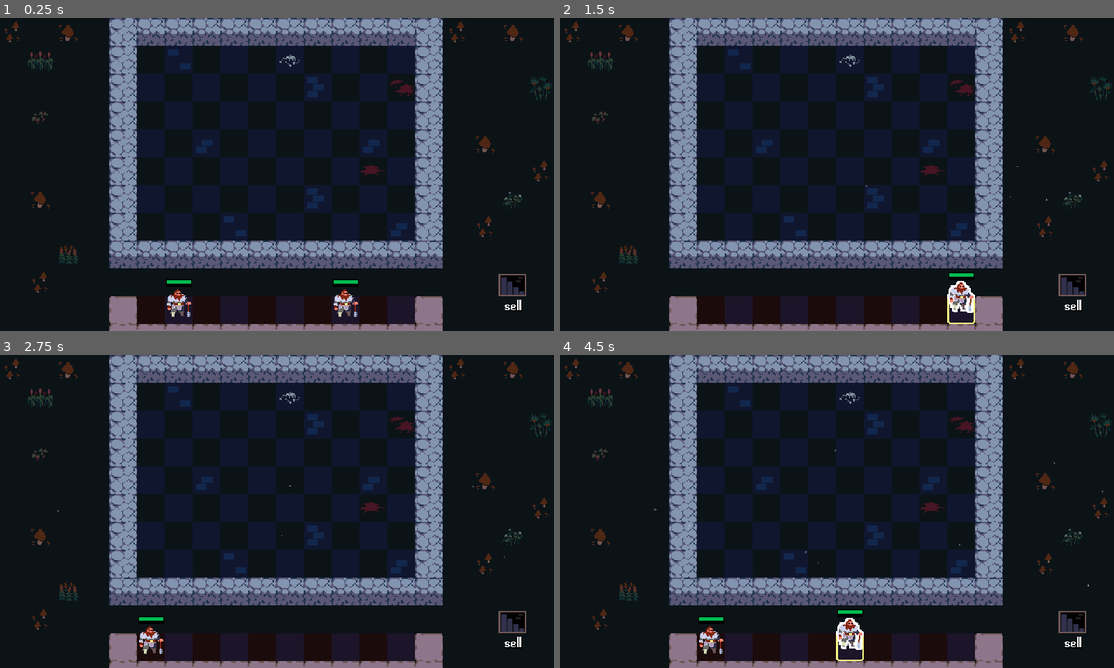
Above: before the commit, frames 1-4 (two rows, left to right).
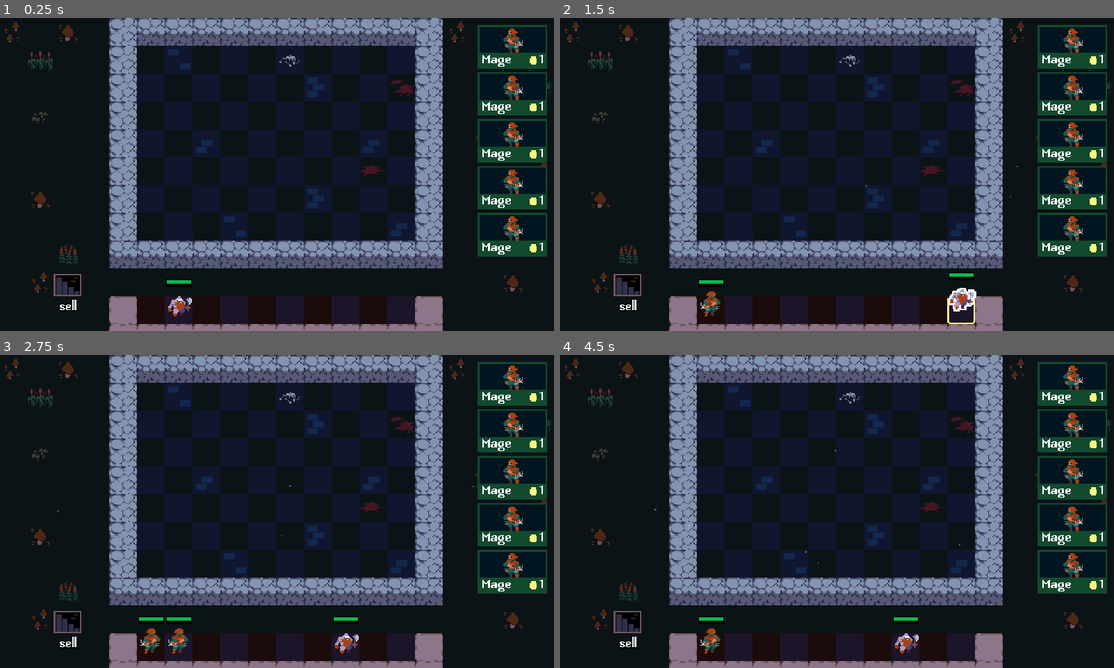
Above: after the commit, the same moments.

Repository: guladam/godot_autobattler_reference
Game: Godot game, scene res://scenes/arena/arena.tscn
Same seed, same stepped clock (60 frames per second), same inputs: the game is played once before the commit and once after it.
Inputs (mouse positions are in pixels of both pictures, inside the frame that each line leads up to):
- Up to frame 1 (0.25 s): no input
- Up to frame 2 (1.5 s): tap Enter at 0.5 s; drag from (737, 302) to (903, 302) at 0.52 s; tap Space (unit_add) at 1.25 s; drag from (903, 302) to (1069, 280) at 1.27 s
- Up to frame 3 (2.75 s): move the mouse to (332, 442) at 2.02 s; press the mouse at (332, 442) at 2.03 s; tap Space (unit_add) at 2.3 s
- Up to frame 4 (4.5 s): release the mouse at (892, 442) at 2.75 s; tap Enter at 2.75 s; drag from (809, 574) to (1069, 617) at 2.77 s; move the mouse to (1003, 558) at 3.52 s; press the mouse at (1003, 558) at 3.53 s; tap Space (unit_add) at 3.8 s; release the mouse at (1003, 558) at 4.25 s; drag from (737, 639) to (1069, 617) at 4.27 s

The runs differ from the first frame. In frame 1, 5.8% of the frame differs, in the area x 9-99%, y 2-96%; in frame 2, 5.8%; in frame 3, 5.9%; in frame 4, 6.2%, in the area x 9-99%, y 2-98%.

Commit message:
shop implementation starter, unit combiner works properly now but lacks animations

Diff:
--- a/assets/game_theme.tres
+++ b/assets/game_theme.tres
@@ -1,3 +1,6 @@
-[gd_resource type="Theme" format=3 uid="uid://dfwyixi7xkn7k"]
+[gd_resource type="Theme" load_steps=2 format=3 uid="uid://dfwyixi7xkn7k"]
+
+[ext_resource type="FontFile" uid="uid://wqfms7k4ykv2" path="res://assets/font/abaddon_bold.ttf" id="1_3ngq6"]
 
 [resource]
+default_font = ExtResource("1_3ngq6")
--- a/components/unit_adder.gd
+++ b/components/unit_adder.gd
@@ -12,11 +12,6 @@
 
 func _input(event: InputEvent) -> void:
 	if event.is_action_pressed("unit_add"):
-		add_unit()
-		add_unit()
-		add_unit()
-		add_unit()
-		add_unit()
 		add_unit()
 
 
--- a/components/unit_combiner.gd
+++ b/components/unit_combiner.gd
@@ -2,22 +2,24 @@
 extends Node
 
 
-# TODO rethink this so it works simultaneously
-# maybe just insta-remove combining units from groups???
 func update_unit_combinations(_unit: Unit) -> void:
 	var units := get_tree().get_nodes_in_group("units")
-	var tier1_groups := _group_units_by_name_and_tier(units, 1)
 
-	for unit_name in tier1_groups:
-		var current_units: Array = tier1_groups[unit_name]
-		while current_units.size() >= 3:
-			print("combining 3 tier ones...")
-			print(current_units)
-			current_units[0].stats.tier += 1
-			current_units[1].queue_free()
-			current_units[2].queue_free()
-			current_units = current_units.slice(3)
-			print(current_units)
+	for tier in [1, 2]:
+		var tier_groups := _group_units_by_name_and_tier(units, tier)
+
+		for unit_name in tier_groups:
+			var current_units: Array = tier_groups[unit_name]
+			while current_units.size() >= 3:
+				print("combining 3 tier%s..." % tier)
+				print(current_units)
+				current_units[0].stats.tier += 1
+				current_units[1].remove_from_group("units")
+				current_units[2].remove_from_group("units")
+				current_units[1].queue_free()
+				current_units[2].queue_free()
+				current_units = current_units.slice(3)
+				print(current_units)
 
 
 func _group_units_by_name_and_tier(units: Array[Node], tier: int) -> Dictionary:
--- a/scenes/arena/arena.tscn
+++ b/scenes/arena/arena.tscn
@@ -12,6 +12,7 @@
 [ext_resource type="Script" path="res://components/unit_mover.gd" id="9_snp81"]
 [ext_resource type="Script" path="res://components/unit_adder.gd" id="10_8rjpw"]
 [ext_resource type="Script" path="res://components/unit_combiner.gd" id="11_ex2js"]
+[ext_resource type="PackedScene" uid="uid://otxvh4f85gni" path="res://scenes/shop_unit_card/shop_unit_card.tscn" id="13_52mlx"]
 
 [sub_resource type="Curve" id="Curve_kxla4"]
 _data = [Vector2(0, 0), 0.0, 0.0, 0, 0, Vector2(0.227273, 1), 0.0, 0.0, 0, 0, Vector2(0.791667, 1), 0.0, 0.0, 0, 0, Vector2(1, 0), 0.0, 0.0, 0, 0]
@@ -39,13 +40,55 @@
 resource_local_to_scene = true
 script = ExtResource("8_gcysu")
 name = "warrior"
-tier = 1
-
-[sub_resource type="Resource" id="Resource_bilte"]
-resource_local_to_scene = true
-script = ExtResource("8_gcysu")
-name = "warrior"
-tier = 1
+rarity = 0
+gold_cost = 1
+tier = 1
+skin_coordinates = Vector2i(0, 0)
+
+[sub_resource type="Resource" id="Resource_625ny"]
+resource_local_to_scene = true
+script = ExtResource("8_gcysu")
+name = "Mage"
+rarity = 0
+gold_cost = 1
+tier = 1
+skin_coordinates = Vector2i(4, 0)
+
+[sub_resource type="Resource" id="Resource_txd04"]
+resource_local_to_scene = true
+script = ExtResource("8_gcysu")
+name = "Mage"
+rarity = 0
+gold_cost = 1
+tier = 1
+skin_coordinates = Vector2i(4, 0)
+
+[sub_resource type="Resource" id="Resource_oy7ue"]
+resource_local_to_scene = true
+script = ExtResource("8_gcysu")
+name = "Mage"
+rarity = 0
+gold_cost = 1
+tier = 1
+skin_coordinates = Vector2i(4, 0)
+
+[sub_resource type="Resource" id="Resource_rfbtc"]
+resource_local_to_scene = true
+script = ExtResource("8_gcysu")
+name = "Mage"
+rarity = 0
+gold_cost = 1
+tier = 1
+skin_coordinates = Vector2i(4, 0)
+
+[sub_resource type="Resource" id="Resource_0o3ge"]
+resource_local_to_scene = true
+script = ExtResource("8_gcysu")
+name = "Mage"
+rarity = 0
+gold_cost = 1
+tier = 1
+skin_coordinates = Vector2i(4, 0)
 
 [node name="Arena" type="Node2D"]
 script = ExtResource("1_a1ak0")
@@ -129,12 +172,8 @@
 position = Vector2(192, 320)
 stats = SubResource("Resource_p05m5")
 
-[node name="Unit2" parent="Bench/BenchUnitGrid" instance=ExtResource("4_nenrg")]
-position = Vector2(384, 320)
-stats = SubResource("Resource_bilte")
-
 [node name="SellPortal" parent="." instance=ExtResource("8_4fftf")]
-position = Vector2(576, 288)
+position = Vector2(64, 288)
 
 [node name="UnitMover" type="Node" parent="." node_paths=PackedStringArray("play_areas")]
 script = ExtResource("9_snp81")
@@ -147,3 +186,35 @@
 
 [node name="UnitCombiner" type="Node" parent="."]
 script = ExtResource("11_ex2js")
+
+[node name="UI" type="CanvasLayer" parent="."]
+
+[node name="ShopCards" type="VBoxContainer" parent="UI"]
+anchors_preset = 1
+anchor_left = 1.0
+anchor_right = 1.0
+offset_left = -88.0
+offset_top = 8.0
+offset_right = -8.0
+offset_bottom = 274.0
+grow_horizontal = 0
+
+[node name="ShopUnitCard" parent="UI/ShopCards" instance=ExtResource("13_52mlx")]
+layout_mode = 2
+unit_stats = SubResource("Resource_625ny")
+
+[node name="ShopUnitCard2" parent="UI/ShopCards" instance=ExtResource("13_52mlx")]
+layout_mode = 2
+unit_stats = SubResource("Resource_txd04")
+
+[node name="ShopUnitCard3" parent="UI/ShopCards" instance=ExtResource("13_52mlx")]
+layout_mode = 2
+unit_stats = SubResource("Resource_oy7ue")
+
+[node name="ShopUnitCard4" parent="UI/ShopCards" instance=ExtResource("13_52mlx")]
+layout_mode = 2
+unit_stats = SubResource("Resource_rfbtc")
+
+[node name="ShopUnitCard5" parent="UI/ShopCards" instance=ExtResource("13_52mlx")]
+layout_mode = 2
+unit_stats = SubResource("Resource_0o3ge")
--- /dev/null
+++ b/scenes/shop_unit_card/shop_unit_card.gd
@@ -0,0 +1,50 @@
+class_name ShopUnitCard
+extends Control
+
+signal unit_bought(unit: UnitStats)
+
+@export var unit_stats: UnitStats : set = set_unit_stats
+
+@onready var unit_icon: TextureRect = %UnitIcon
+@onready var bottom: Panel = %Bottom
+@onready var unit_name: Label = %UnitName
+@onready var gold_cost: Label = %GoldCost
+@onready var border: Panel = %Border
+@onready var empty_placeholder: Panel = %EmptyPlaceholder
+@onready var border_sb: StyleBoxFlat = border.get_theme_stylebox("panel")
+@onready var bottom_sb: StyleBoxFlat = bottom.get_theme_stylebox("panel")
+
+var bought := false
+var border_color: Color
+
+
+func set_unit_stats(value: UnitStats) -> void:
+	if not is_node_ready():
+		await ready
+
+	unit_stats = value
+	border_color = UnitStats.RARITY_COLORS[unit_stats.rarity]
+	border_sb.border_color = border_color
+	bottom_sb.bg_color = border_color
+	unit_name.text = unit_stats.name
+	gold_cost.text = str(unit_stats.gold_cost)
+	unit_icon.texture.region.position = Vector2(unit_stats.skin_coordinates * Vector2i(32, 32)) # FIXME ugly code plus redundant
+
+
+func _on_mouse_entered() -> void:
+	border_sb.border_color = Color("fafa82")
+
+
+func _on_mouse_exited() -> void:
+	border_sb.border_color = border_color
+
+
+func _on_gui_input(event: InputEvent) -> void:
+	if bought:
+		return
+
+	if event.is_action_pressed("select"):
+		bought = true
+		empty_placeholder.show()
+		print("subtract gold...")
+		unit_bought.emit(unit_stats)
--- /dev/null
+++ b/scenes/shop_unit_card/shop_unit_card.tscn
@@ -0,0 +1,133 @@
+[gd_scene load_steps=9 format=3 uid="uid://otxvh4f85gni"]
+
+[ext_resource type="StyleBox" uid="uid://cfbqjkjc3qola" path="res://scenes/shop_unit_card/shop_unit_card_border.tres" id="1_8pgg2"]
+[ext_resource type="Texture2D" uid="uid://cx1ivjobggp8n" path="res://assets/sprites/rogues.png" id="1_gljwm"]
+[ext_resource type="Script" path="res://scenes/shop_unit_card/shop_unit_card.gd" id="1_n540f"]
+[ext_resource type="Resource" uid="uid://xjus2xsvdrxh" path="res://scenes/unit/test_unit.tres" id="2_7l2dw"]
+[ext_resource type="StyleBox" uid="uid://ka3ji8mat7ni" path="res://scenes/shop_unit_card/shop_unit_card_bottom.tres" id="2_vpmtq"]
+[ext_resource type="Texture2D" uid="uid://c4awhqfup7o2k" path="res://assets/sprites/gold.png" id="3_5y0ne"]
+
+[sub_resource type="AtlasTexture" id="AtlasTexture_ctb54"]
+resource_local_to_scene = true
+atlas = ExtResource("1_gljwm")
+region = Rect2(32, 96, 32, 32)
+
+[sub_resource type="StyleBoxFlat" id="StyleBoxFlat_ch1h2"]
+bg_color = Color(0, 0, 0, 1)
+
+[node name="ShopUnitCard" type="Control"]
+custom_minimum_size = Vector2(80, 50)
+layout_mode = 3
+anchors_preset = 15
+anchor_right = 1.0
+anchor_bottom = 1.0
+offset_right = -560.0
+offset_bottom = -308.0
+grow_horizontal = 2
+grow_vertical = 2
+script = ExtResource("1_n540f")
+unit_stats = ExtResource("2_7l2dw")
+
+[node name="Content" type="ColorRect" parent="."]
+layout_mode = 1
+anchors_preset = 15
+anchor_right = 1.0
+anchor_bottom = 1.0
+grow_horizontal = 2
+grow_vertical = 2
+mouse_filter = 2
+color = Color(1.23335e-07, 0.0836737, 0.125022, 1)
+
+[node name="UnitIcon" type="TextureRect" parent="Content"]
+unique_name_in_owner = true
+layout_mode = 1
+anchors_preset = 5
+anchor_left = 0.5
+anchor_right = 0.5
+offset_left = -16.0
+offset_top = 2.0
+offset_right = 16.0
+offset_bottom = 34.0
+grow_horizontal = 2
+mouse_filter = 2
+texture = SubResource("AtlasTexture_ctb54")
+stretch_mode = 5
+
+[node name="Bottom" type="Panel" parent="."]
+unique_name_in_owner = true
+custom_minimum_size = Vector2(0, 18)
+layout_mode = 1
+anchors_preset = 12
+anchor_top = 1.0
+anchor_right = 1.0
+anchor_bottom = 1.0
+grow_horizontal = 2
+grow_vertical = 0
+mouse_filter = 2
+theme_override_styles/panel = ExtResource("2_vpmtq")
+
+[node name="MarginContainer" type="MarginContainer" parent="Bottom"]
+layout_mode = 1
+anchors_preset = 15
+anchor_right = 1.0
+anchor_bottom = 1.0
+grow_horizontal = 2
+grow_vertical = 2
+mouse_filter = 2
+theme_override_constants/margin_left = 4
+theme_override_constants/margin_top = 0
+theme_override_constants/margin_right = 5
+theme_override_constants/margin_bottom = 0
+
+[node name="HBoxContainer" type="HBoxContainer" parent="Bottom/MarginContainer"]
+layout_mode = 2
+mouse_filter = 2
+
+[node name="UnitName" type="Label" parent="Bottom/MarginContainer/HBoxContainer"]
+unique_name_in_owner = true
+layout_mode = 2
+text = "Warrior"
+
+[node name="GoldContainer" type="HBoxContainer" parent="Bottom/MarginContainer/HBoxContainer"]
+layout_mode = 2
+size_flags_horizontal = 3
+mouse_filter = 2
+theme_override_constants/separation = 2
+alignment = 2
+
+[node name="GoldIcon" type="TextureRect" parent="Bottom/MarginContainer/HBoxContainer/GoldContainer"]
+layout_mode = 2
+mouse_filter = 2
+texture = ExtResource("3_5y0ne")
+stretch_mode = 5
+
+[node name="GoldCost" type="Label" parent="Bottom/MarginContainer/HBoxContainer/GoldContainer"]
+unique_name_in_owner = true
+layout_mode = 2
+text = "1"
+
+[node name="Border" type="Panel" parent="."]
+unique_name_in_owner = true
+layout_mode = 1
+anchors_preset = 15
+anchor_right = 1.0
+anchor_bottom = 1.0
+grow_horizontal = 2
+grow_vertical = 2
+mouse_filter = 2
+theme_override_styles/panel = ExtResource("1_8pgg2")
+
+[node name="EmptyPlaceholder" type="Panel" parent="."]
+unique_name_in_owner = true
+visible = false
+layout_mode = 1
+anchors_preset = 15
+anchor_right = 1.0
+anchor_bottom = 1.0
+grow_horizontal = 2
+grow_vertical = 2
+theme_override_styles/panel = SubResource("StyleBoxFlat_ch1h2")
+
+[connection signal="gui_input" from="." to="." method="_on_gui_input"]
+[connection signal="mouse_entered" from="." to="." method="_on_mouse_entered"]
+[connection signal="mouse_exited" from="." to="." method="_on_mouse_exited"]
--- /dev/null
+++ b/scenes/shop_unit_card/shop_unit_card_border.tres
@@ -0,0 +1,10 @@
+[gd_resource type="StyleBoxFlat" format=3 uid="uid://cfbqjkjc3qola"]
+
+[resource]
+resource_local_to_scene = true
+bg_color = Color(0, 0, 0, 0)
+border_width_left = 2
+border_width_top = 2
+border_width_right = 2
+border_width_bottom = 2
+border_color = Color(0.0705882, 0.290196, 0.180392, 1)
--- /dev/null
+++ b/scenes/shop_unit_card/shop_unit_card_bottom.tres
@@ -0,0 +1,5 @@
+[gd_resource type="StyleBoxFlat" format=3 uid="uid://ka3ji8mat7ni"]
+
+[resource]
+resource_local_to_scene = true
+bg_color = Color(0.0705882, 0.290196, 0.180392, 1)
--- a/scenes/unit/test_unit.tres
+++ b/scenes/unit/test_unit.tres
@@ -5,5 +5,8 @@
 [resource]
 resource_local_to_scene = true
 script = ExtResource("1_48804")
-name = "warrior"
+name = "Mage"
+rarity = 0
+gold_cost = 1
 tier = 1
+skin_coordinates = Vector2i(4, 0)
--- a/scenes/unit/unit.gd
+++ b/scenes/unit/unit.gd
@@ -1,3 +1,4 @@
+@tool
 class_name Unit
 extends Area2D
 
@@ -5,18 +6,28 @@
 signal drag_canceled
 signal dropped(starting_position: Vector2)
 
-@export var stats: UnitStats
+@export var stats: UnitStats : set = set_stats
 
-@onready var visuals: CanvasGroup = $Visuals
+@onready var skin: Sprite2D = $Visuals/Skin
 @onready var drag_and_drop_component: DragAndDrop = $DragAndDropComponent
 @onready var velocity_based_rotation: VelocityBasedRotation = $VelocityBasedRotation
 @onready var outline_highlighter: OutlineHighlighter = $OutlineHighlighter
 
 
 func _ready() -> void:
-	drag_and_drop_component.drag_started.connect(_on_drag_started)
-	drag_and_drop_component.drag_canceled.connect(_on_drag_canceled)
-	drag_and_drop_component.dropped.connect(_on_dropped)
+	if not Engine.is_editor_hint():
+		drag_and_drop_component.drag_started.connect(_on_drag_started)
+		drag_and_drop_component.drag_canceled.connect(_on_drag_canceled)
+		drag_and_drop_component.dropped.connect(_on_dropped)
+
+
+func set_stats(value: UnitStats) -> void:
+	stats = value
+
+	if not skin:
+		await ready
+
+	skin.region_rect.position = Vector2(stats.skin_coordinates * Vector2i(32, 32))
 
 
 func reset_after_dragging(starting_position: Vector2) -> void:
--- a/scenes/unit/unit.tscn
+++ b/scenes/unit/unit.tscn
@@ -38,12 +38,12 @@
 [node name="Visuals" type="CanvasGroup" parent="."]
 material = ExtResource("2_odlpc")
 
-[node name="Sprite2D" type="Sprite2D" parent="Visuals"]
+[node name="Skin" type="Sprite2D" parent="Visuals"]
 position = Vector2(16, 8)
 texture = ExtResource("3_sepav")
 flip_h = true
 region_enabled = true
-region_rect = Rect2(32, 96, 32, 32)
+region_rect = Rect2(128, 0, 32, 32)
 
 [node name="CollisionShape2D" type="CollisionShape2D" parent="."]
 position = Vector2(16, 8)
@@ -77,7 +77,7 @@
 [node name="VelocityBasedRotation" type="Node" parent="." node_paths=PackedStringArray("target")]
 script = ExtResource("4_j53m8")
 enabled = false
-target = NodePath("../Visuals/Sprite2D")
+target = NodePath("../Visuals/Skin")
 rotation_multiplier = 70
 
 [node name="OutlineHighlighter" type="Node" parent="." node_paths=PackedStringArray("visuals")]
--- a/scenes/unit/unit_stats.gd
+++ b/scenes/unit/unit_stats.gd
@@ -3,8 +3,23 @@
 
 signal stats_changed
 
+enum Rarity {COMMON, UNCOMMON, RARE}
+
+const RARITY_COLORS := {
+	Rarity.COMMON: Color("124a2e"),
+	Rarity.UNCOMMON: Color("1c527c"),
+	Rarity.RARE: Color("ab0979")
+}
+
 @export var name: String
+
+@export_category("Data")
+@export var rarity: Rarity
+@export var gold_cost := 1
 @export_range(1, 3) var tier := 1 : set = set_tier
+
+@export_category("Visuals")
+@export var skin_coordinates: Vector2i
 
 
 func set_tier(value: int) -> void:
Binary file added: assets/sprites/gold.png
Not shown, added: assets/sprites/gold.png.import
Not shown: 1 places in scenes/arena/arena.tscn that only renumber resources
